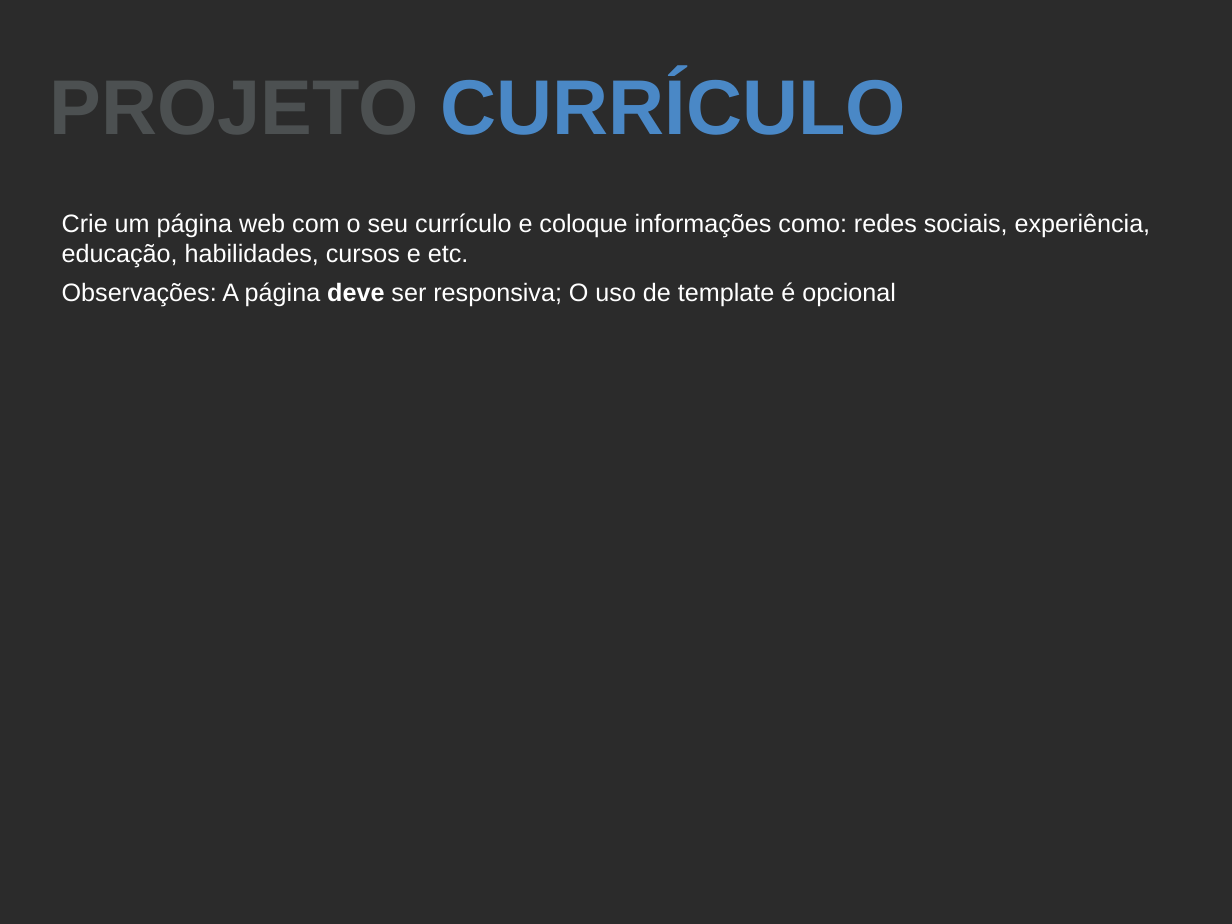
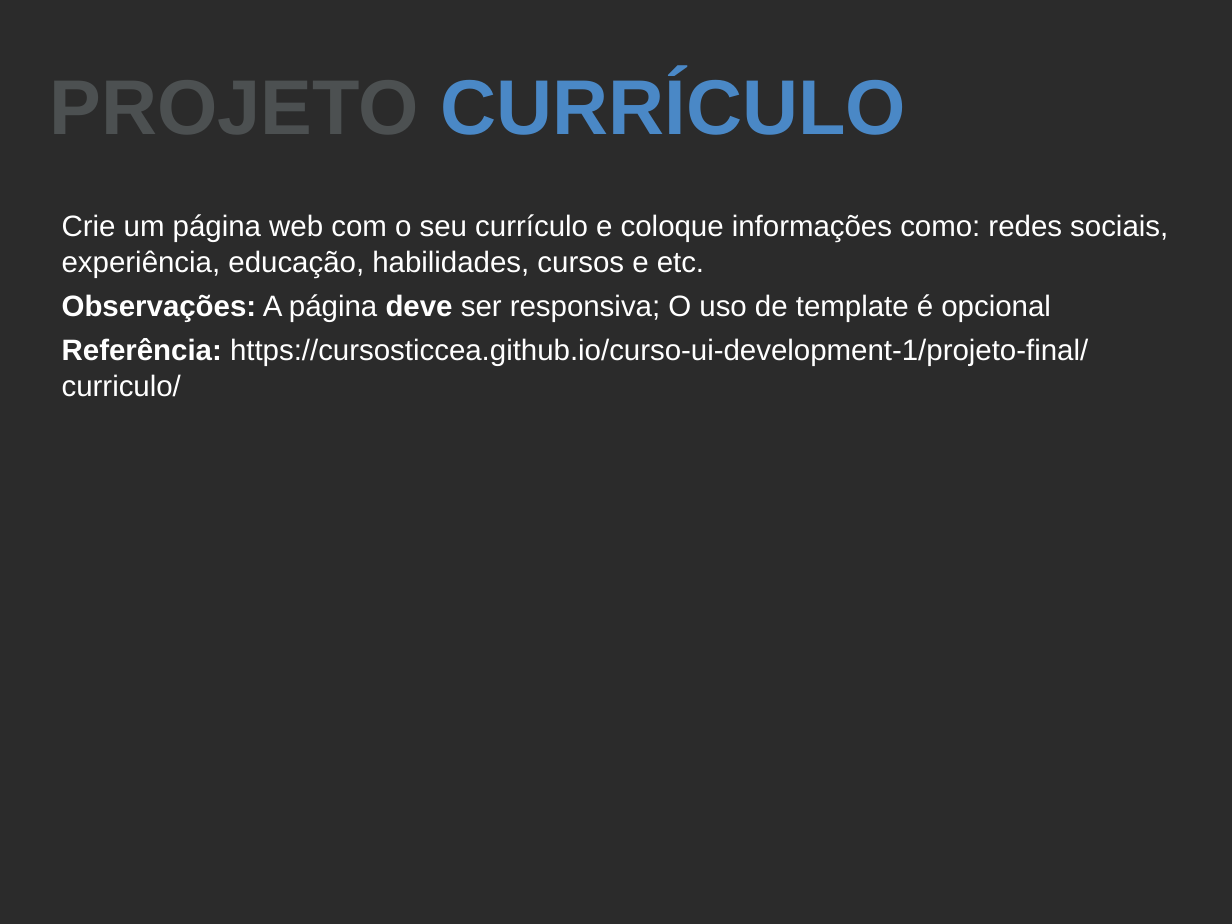
Before and after one commit to cursosticcea/curso-ui-development-1, a slide deck: slide 18 of aulas/aula6/aula6-slide.odp. Drawn at 1232x924 pixels with LibreOffice and Linux fonts; fonts in the diff are those of the drawing; background and template pictures are left out; a plain dark background stands for a picture behind light text. Boxes give left, top, right and bottom in pixels: in the first picture for what was removed or moved away, otherwise in the second. Text is boxed around its words. In the diff, an @@ line names an element or a change of style, - is before the commit and + after.

```diff
--- a/aulas/aula6/aula6-slide.odp
+++ b/aulas/aula6/aula6-slide.odp
@@ text at bbox=[62, 214, 1168, 322]: size 16.1 to 19 pt in "Crie um página web com o seu ...", "Observações: A página deve ser responsiva; O ..."; bold on in "Observações:" @@
@@ text at bbox=[62, 338, 1088, 397]: paragraph added @@
+Referência: https://cursosticcea.github.io/curso-ui-development-1/projeto-final/curriculo/
```
Also in this commit, not shown: 1 other slide changed, 30 other files.
